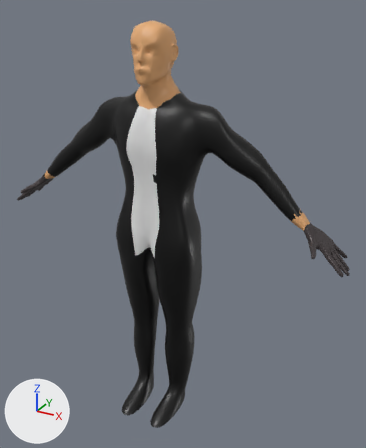
Before and after pictures for a commit that changed the FBX model Assets/Walk Forward 1.fbx.
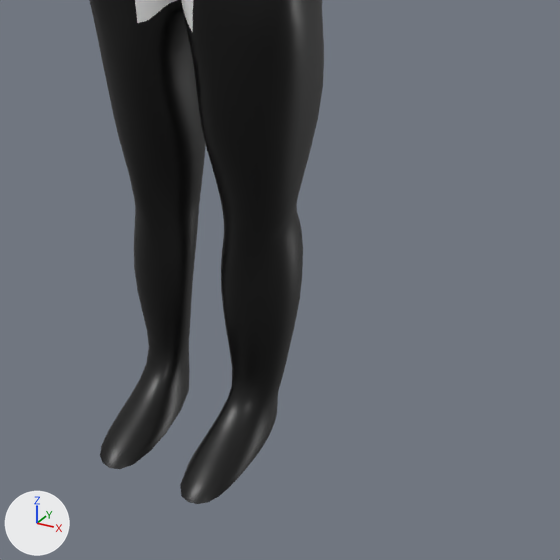
Each version appears first whole from a 50 mm camera at (5.44, -8.44, 7.03) aimed at (0.47, 0.59, 2.51), and next in a close-up on the part from 23% to 78% of the width and 55% to 100% of the height. The lights are fixed; the arrows at lower left show +X, +Y and +Z. Where no turn or scale is listed for an object, it has been applied to the vertices. Vertices at the same position are counted once.

Objects in the first close-up: 'Cube_Cube.001'.
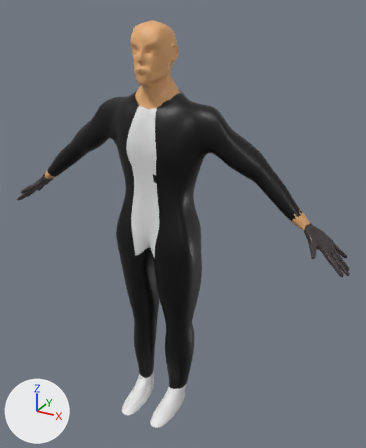
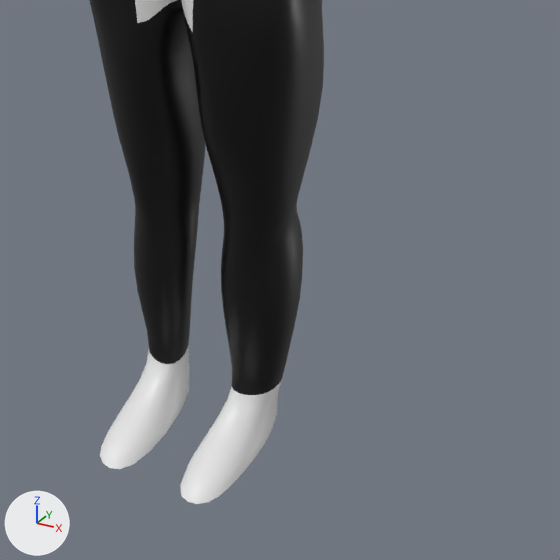
Edits to the bpy script that builds the scene:
```text
Add mat_material_007:
    mat_material_007 = principled_material('Material.007')
    mat_material_007.base_color = (0.8, 0.8, 0.8)  # white #e7e7e7
    mat_material_007.roughness = 0.4
Change me_cube_cube_001mesh:
    where me_cube_cube_001mesh.from_pydata(...)  # 10087 vertices, 10037 faces; spans x -4.16..4.16, y -0.77..1.15, z -8.44..0.53
    used by ob_cube_cube_001; location = (0.0, 0.0, 6.173)
    me_cube_cube_001mesh part 1: all 264 faces centred in x -0.67..0.67, y -0.74..0.59, z -8.41..-7.98 switch from mat_material_006 (black #000000) to mat_material_007 (white #e7e7e7)
```

Location of each change, [x1, y1, x2, y2] in pixels of the close-ups (560 x 560 px):
part 1 of me_cube_cube_001mesh, recoloured (black to white): [100, 345, 282, 504] in both
